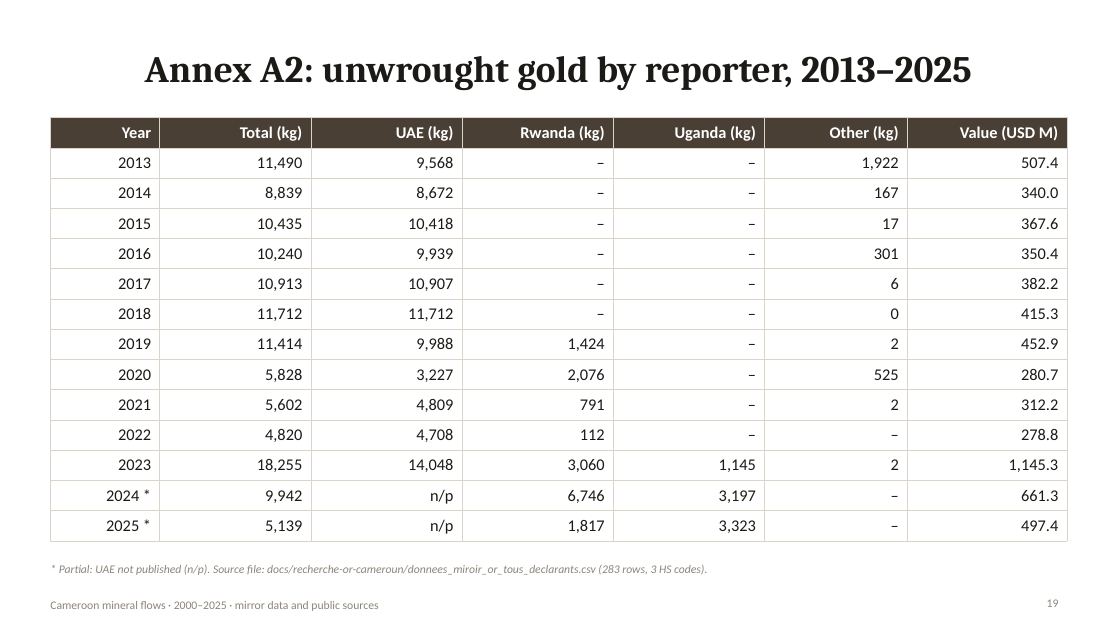
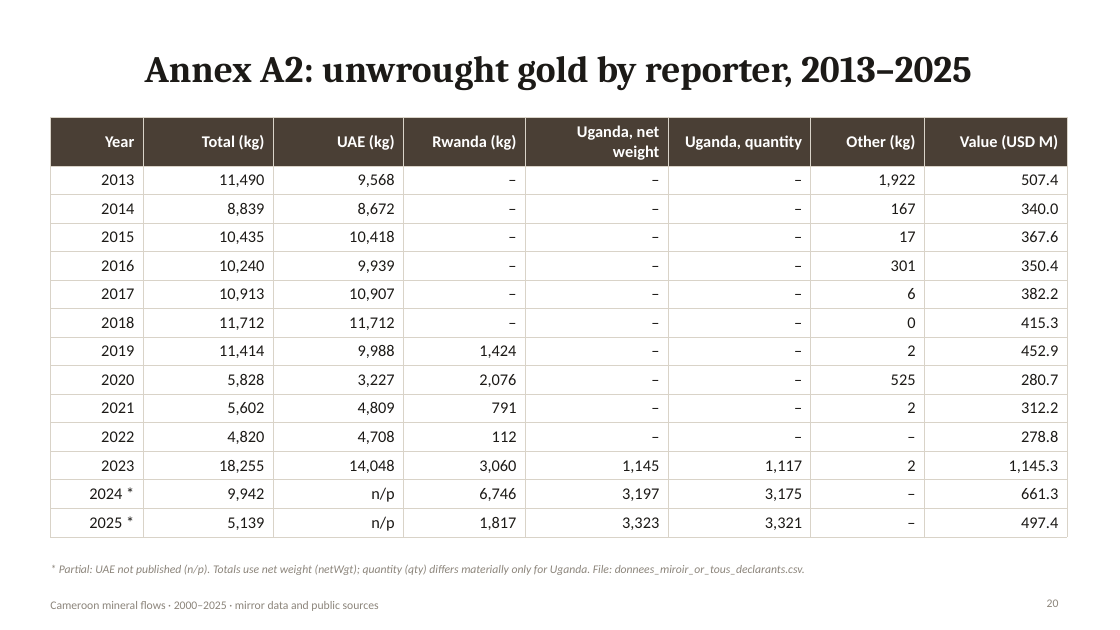
Before and after one commit to boujieka/Boujieka, a slide deck: slide 20 of docs/presentation/Cameroon_mineral_flows_2000-2025_EN.pptx (slide 19 before the commit). Drawn at 1120x630 pixels with LibreOffice and Linux fonts; fonts in the diff are those of the drawing. Boxes give left, top, right and bottom in pixels: in the first picture for what was removed or moved away, otherwise in the second. Text is boxed around its words. In the diff, an @@ line names an element or a change of style, - is before the commit and + after.

```diff
--- a/docs/presentation/Cameroon_mineral_flows_2000-2025_EN.pptx
+++ b/docs/presentation/Cameroon_mineral_flows_2000-2025_EN.pptx
@@ table at <box>50,118,1067,535</box> @@
-column 5: Uganda (kg) | – | – | – | – | – | – | – | – | – | – | 1,145 | 3,197 | 3,323
+column 5: Uganda, net weight | – | – | – | – | – | – | – | – | – | – | 1,145 | 3,197 | 3,323
+column 6: Uganda, quantity | – | – | – | – | – | – | – | – | – | – | 1,117 | 3,175 | 3,321
@@ text at <box>59,565,805,575</box>: text changed @@
-* Partial: UAE not published (n/p). Source file: docs/recherche-or-cameroun/donnees_miroir_or_tous_declarants.csv (283 rows, 3 HS codes).
+* Partial: UAE not published (n/p). Totals use net weight (netWgt); quantity (qty) differs materially only for Uganda. File: donnees_miroir_or_tous_declarants.csv.
@@ page number at <box>1047,599,1059,607</box>: text changed @@
-19
+20
```
Also in this commit, not shown: 8 other slides changed, 2 slides added, 4 other files.
